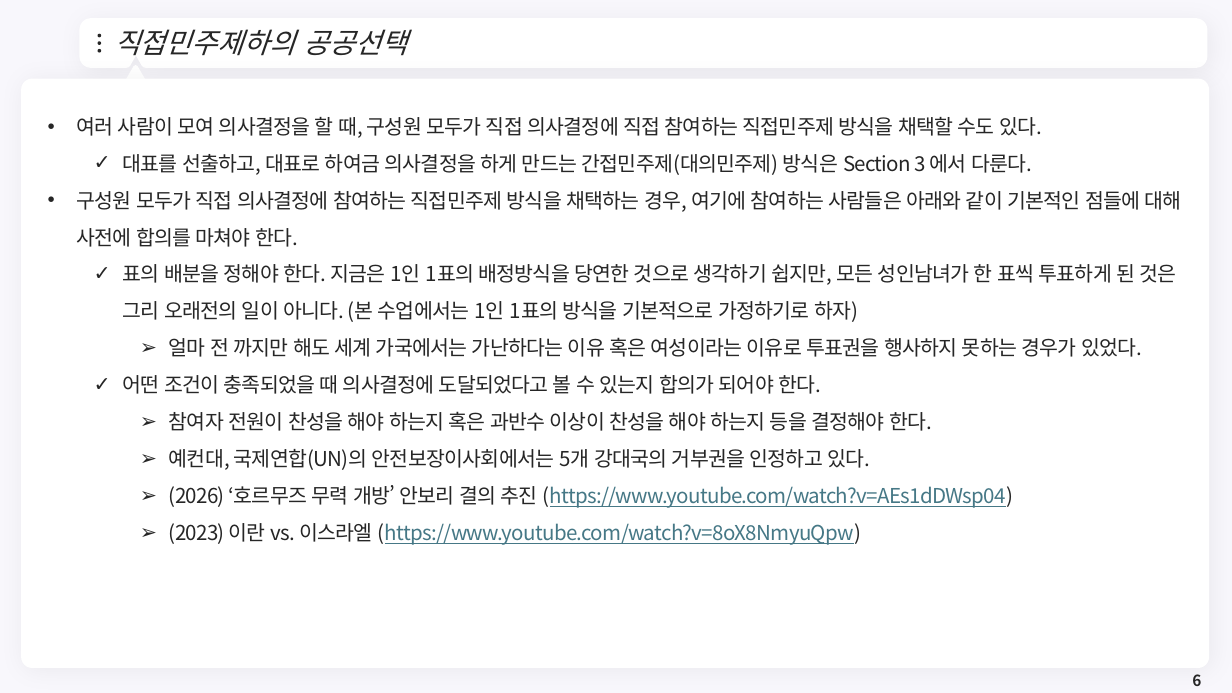
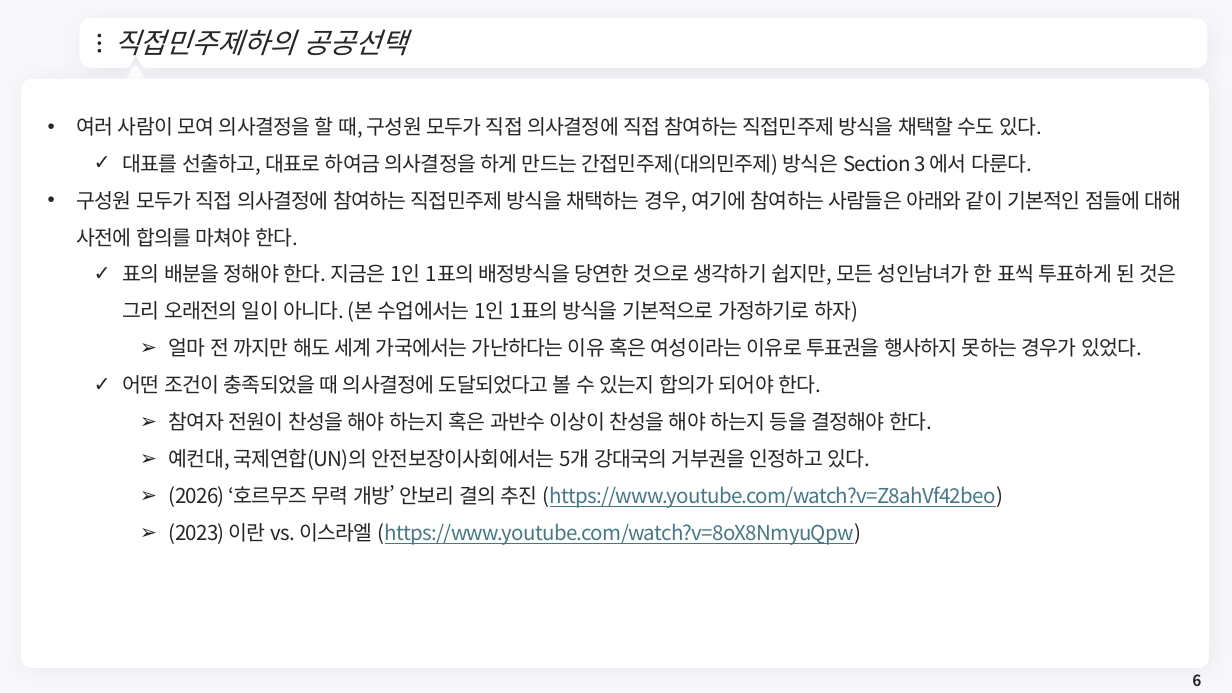
Before and after one commit to meandthey/Teaching, a slide deck: slide 6 of 재정학/01_Lectures/재정학_Chapter_5.pptx. Drawn at 1232x693 pixels with LibreOffice and Linux fonts; fonts in the diff are those of the drawing; background and template pictures are left out. Boxes give left, top, right and bottom in pixels: in the first picture for what was removed or moved away, otherwise in the second. Text is boxed around its words. In the diff, an @@ line names an element or a change of style, - is before the commit and + after.

```diff
--- a/재정학/01_Lectures/재정학_Chapter_5.pptx
+++ b/재정학/01_Lectures/재정학_Chapter_5.pptx
@@ text at (169, 485, 1003, 508): text changed @@
-    ➢ (2026) ‘호르무즈 무력 개방’ 안보리 결의 추진 (https://www.youtube.com/watch?v=AEs1dDWsp04)
+    ➢ (2026) ‘호르무즈 무력 개방’ 안보리 결의 추진 (https://www.youtube.com/watch?v=Z8ahVf42beo)
```
Also in this commit, not shown: 1 other slide changed, 1 other file.
